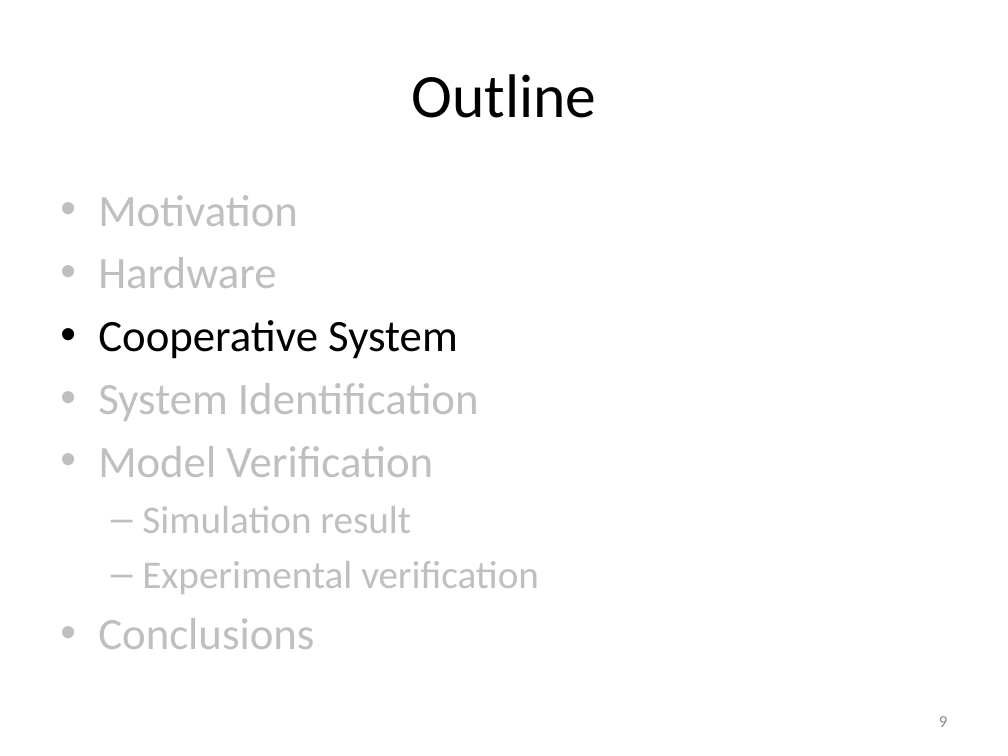
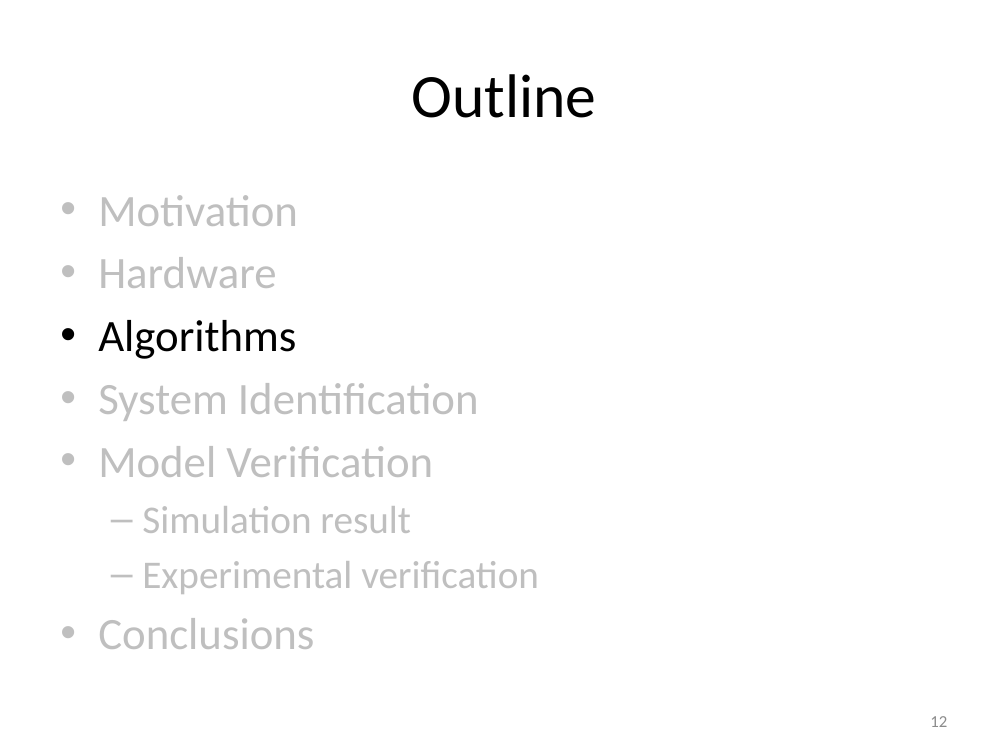
Before and after one commit to ryanjulian/manuscript-aamas2013, a slide deck: slide 12 of presentation/AAMAS_2013.pptx (slide 9 before the commit). Drawn at 1008x756 pixels with LibreOffice and Linux fonts; fonts in the diff are those of the drawing. Boxes give left, top, right and bottom in pixels: in the first picture for what was removed or moved away, otherwise in the second. Text is boxed around its words. In the diff, an @@ line names an element or a change of style, - is before the commit and + after.

```diff
--- a/presentation/AAMAS_2013.pptx
+++ b/presentation/AAMAS_2013.pptx
@@ text at <box>98,320,296,359</box>: text changed @@
-• Cooperative System
+• Algorithms
@@ page number at <box>930,716,947,727</box>: text changed @@
-9
+12
```
Also in this commit, not shown: 8 other slides changed, 8 slides added, 3 other files.
